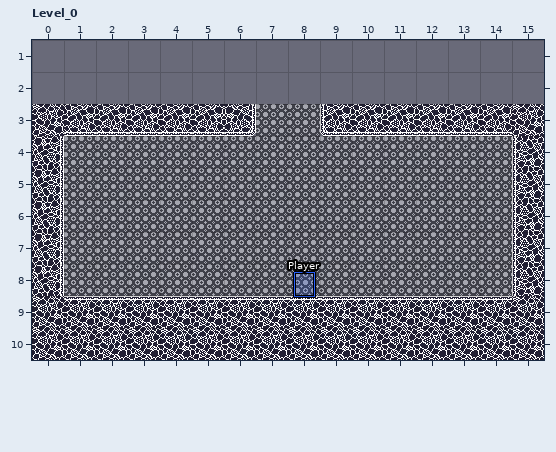
One commit to this LDtk project: src/assets/levels/PlaydateProjectPhysicsTest.ldtk. Above is the file before it was changed.
Cells are 32x32 px. Shown: Level_0 x 0..15, y 1..10. The old version is drawn lined up with the new one.
The same view after the edit:
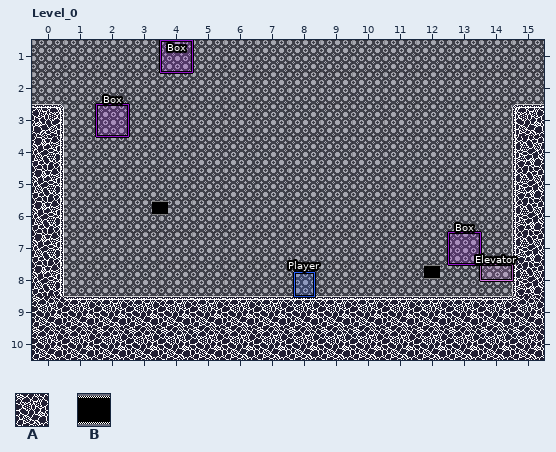
Key: from "Level": A 1; from "TilesetX_table_32_32": B 27.
_ is an empty cell.
Objects are placed by their top-left corner, in cells (3,4 is the top-left corner of cell 3,4); size is 1x1 cell unless given.
Tiles replaced or removed in this view: A.
Edits made:
Changed rows in their new state; . is an unchanged cell.
map size 16x8 -> 16x10 cells (old content now starts at 0,3; both pictures use the new coordinates)
Layer "Level":
first column x 1:
 3 ______..______
Layer "Entities":
added: B "ConveyorBelt" at 1,6 size 6x0.5
added: "Box" rectangle at 2,3
added: "Box" rectangle at 4,1
added: B "ConveyorBelt" at 11,8 size 3x0.5
added: "Elevator" rectangle at 14,8 size 1x0.5
added: "Box" rectangle at 13,7
